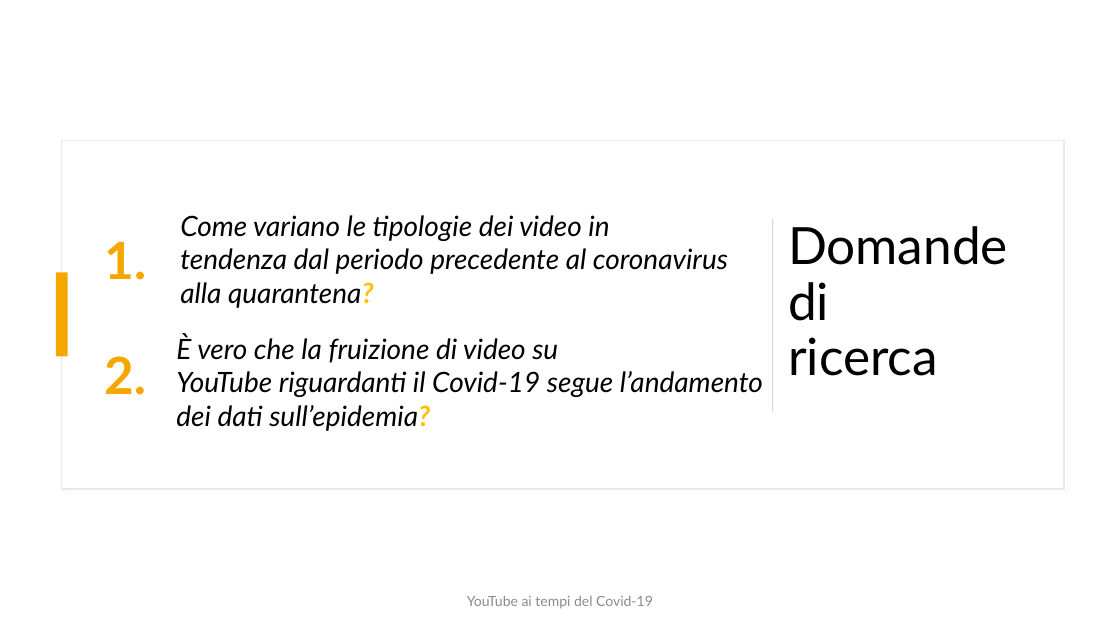
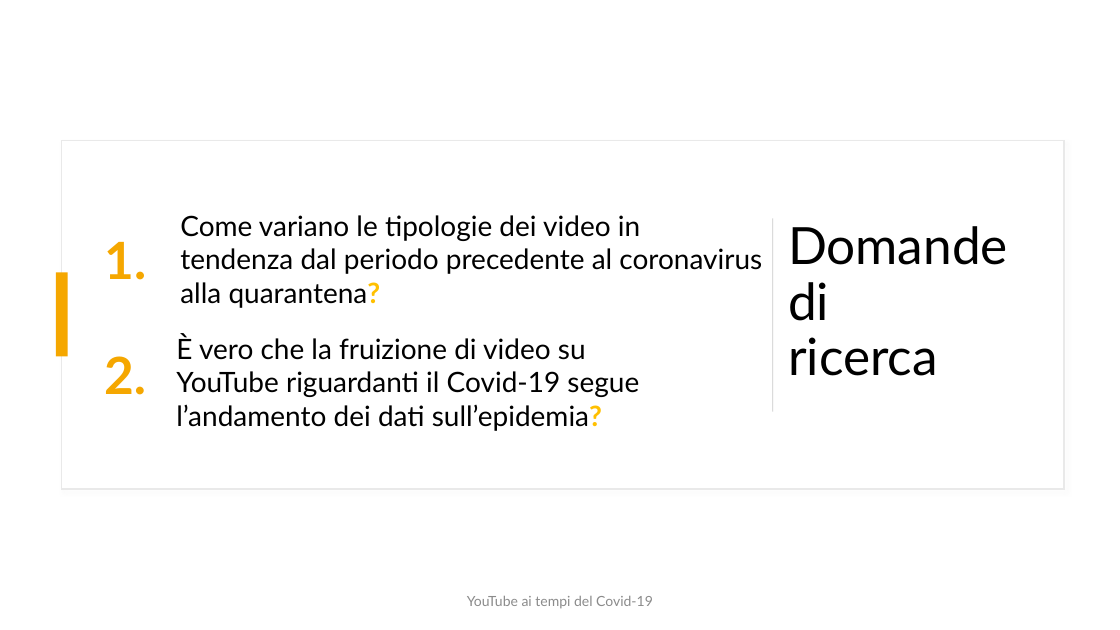
Before and after one commit to fedelux3/Youtube_trending_analysis, a slide deck: slide 2 of presentazione/presentazione.pptx. Drawn at 1120x630 pixels with LibreOffice and Linux fonts; fonts in the diff are those of the drawing. Boxes give left, top, right and bottom in pixels: in the first picture for what was removed or moved away, otherwise in the second. Text is boxed around its words. In the diff, an @@ line names an element or a change of style, - is before the commit and + after.

```diff
--- a/presentazione/presentazione.pptx
+++ b/presentazione/presentazione.pptx
@@ text "Come variano le tipologie dei ..." at box(180, 215, 762, 308): italic off @@
@@ text "È vero che la fruizione ..." at box(176, 334, 639, 431): italic off @@
```
Also in this commit, not shown: 4 other slides changed.
